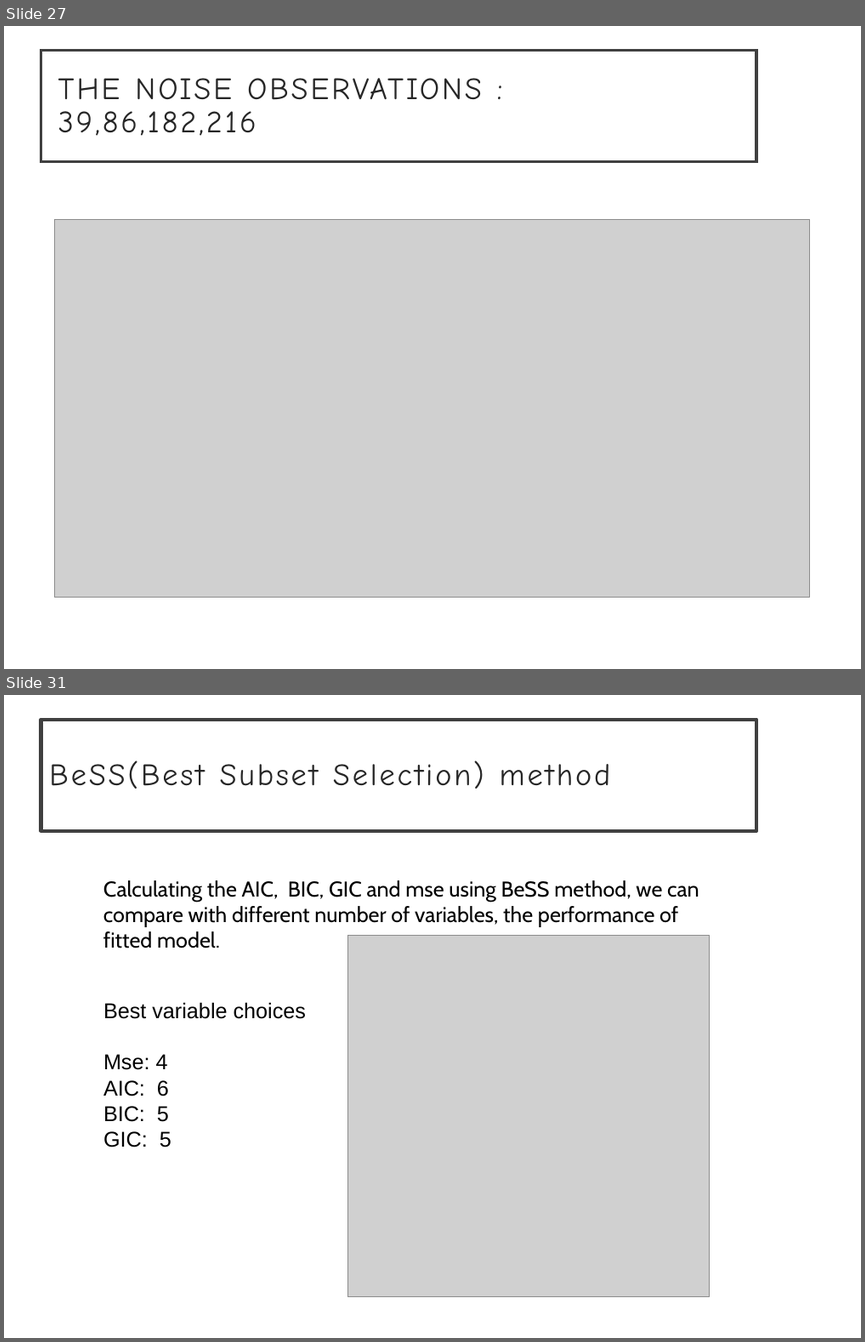
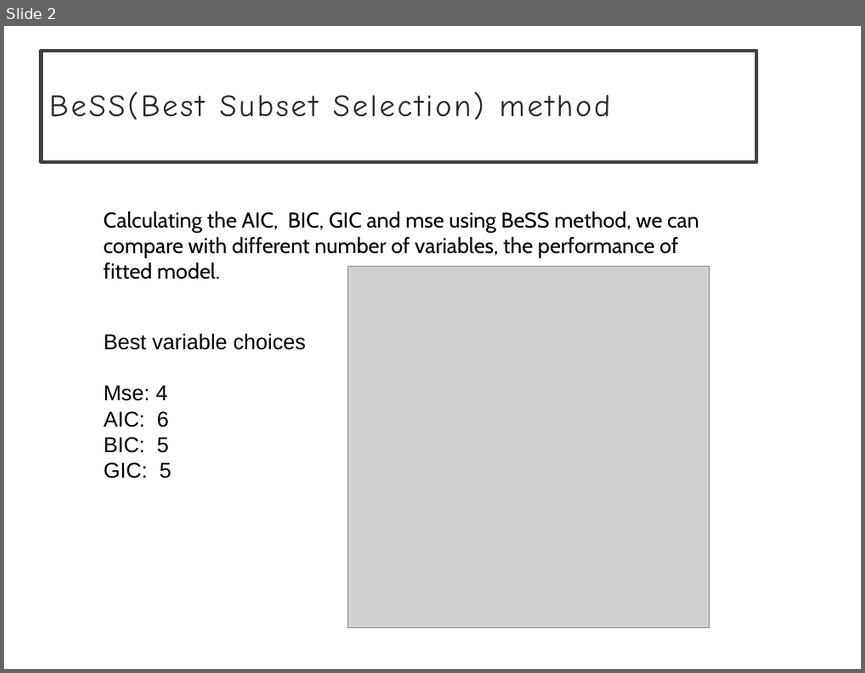
Before and after one commit to MjolnirT/UW-STAT628-M2, a slide deck: slide - Hao.pptx. Shown one above the other, each under a label of ours: slides 27 and 31 before the commit, slide 2 after it; the slides between them are not shown. The pictures are 865x1342 and 865x673 pixels, drawn with LibreOffice and Linux fonts; fonts in the diff are those of the drawing; grey boxes stand for pictures. Boxes give left, top, right and bottom in pixels: in the first picture for what was removed or moved away, otherwise in the second. Text is boxed around its words. In the diff, an @@ line names an element or a change of style, - is before the commit and + after.

```diff
--- a/slide - Hao.pptx
+++ b/slide - Hao.pptx
@@ slide 27 removed at (4, 26, 861, 669), background #FFFFFF @@
@@ title removed at (41, 50, 756, 161) @@
-THE NOISE OBSERVATIONS :
-39,86,182,216
@@ picture removed at (54, 219, 810, 596) @@
@@ what was slide 31 is now slide 2 @@
```
Also in this commit, not shown: 1 slide changed, 1 slide added, 28 other slides removed.
